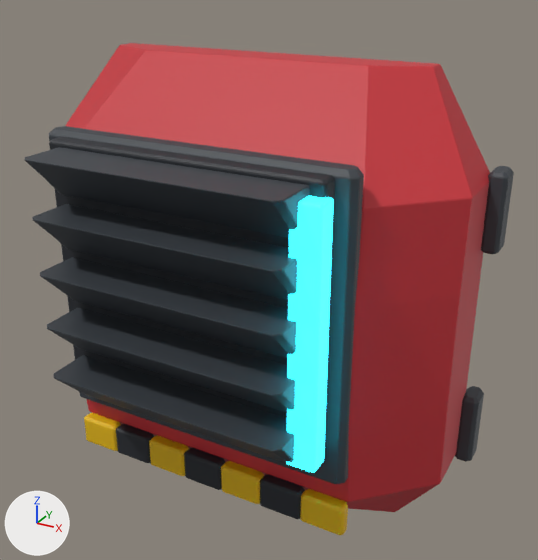
The FBX model Assets/Resources/ClamshellMeshes/BodyBack_Set03_Overclock.fbx as it was, and as the next commit left it.
Both versions are drawn from a camera (50 mm lens) standing at (0.802, -1.463, 0.726) and looking at (0.082, -0.153, 0.071). The lights are fixed; the arrows at lower left show +X, +Y and +Z. The older version comes first. Where no turn or scale is listed for an object, it has been applied to the vertices.

Objects in the first picture: 'BodyBack_Set03_Overclock'.
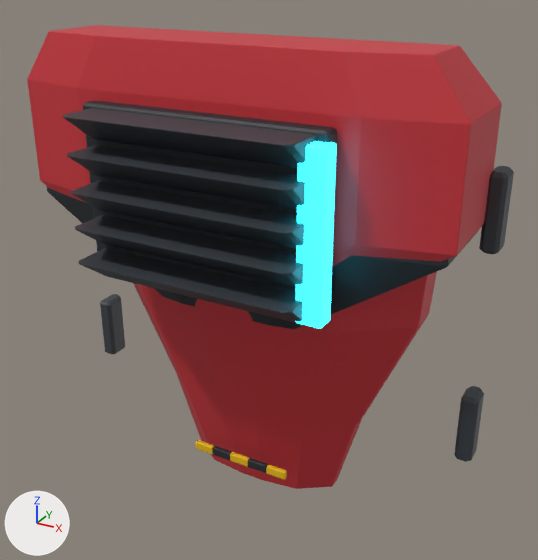
Patch to the scene script:
```diff
--- a/Assets/Resources/ClamshellMeshes/BodyBack_Set03_Overclock.fbx.py
+++ b/Assets/Resources/ClamshellMeshes/BodyBack_Set03_Overclock.fbx.py
@@ me_bodyback_set03_overclock_001 @@
-me_bodyback_set03_overclock_001.from_pydata(...)  # 1424 vertices, 1484 faces; spans x -0.535..0.535, y -0.477..0.03, z -0.53..0.53
+me_bodyback_set03_overclock_001.from_pydata(...)  # 1284 vertices, 1330 faces; spans x -0.535..0.535, y -0.392..0.03, z -0.53..0.572
+# me_bodyback_set03_overclock_001 part 1: the loose piece of 32 vertices spanning x -0.279..0.279, y -0.477..-0.363, z 0.037..0.132 is scaled about its middle by (0.904, 0.91, 0.642), then moved by (0.0, 0.08, 0.017)
+# me_bodyback_set03_overclock_001 part 2: the loose piece of 32 vertices spanning x -0.279..0.279, y -0.477..-0.363, z 0.156..0.251 is scaled about its middle by (0.904, 0.91, 0.642), then moved by (0.0, 0.08, -0.025)
+# me_bodyback_set03_overclock_001 part 3: the loose piece of 32 vertices spanning x -0.279..0.279, y -0.477..-0.363, z 0.275..0.37 is scaled about its middle by (0.904, 0.91, 0.642), then moved by (0.0, 0.08, -0.068)
+# me_bodyback_set03_overclock_001 part 4: the loose piece of 32 vertices spanning x -0.279..0.279, y -0.477..-0.363, z -0.081..0.014 is scaled about its middle by (0.904, 0.91, 0.642), then moved by (0.0, 0.08, 0.365)
+# me_bodyback_set03_overclock_001 part 5: the loose piece of 32 vertices spanning x -0.279..0.279, y -0.477..-0.363, z -0.2..-0.105 is scaled about its middle by (0.904, 0.91, 0.642), then moved by (0.0, 0.08, 0.56)
+# me_bodyback_set03_overclock_001 part 6: the loose piece of 84 vertices spanning x 0.26..0.322, y -0.412..-0.363, z -0.182..0.352 is scaled about its middle by (0.896, 0.905, 0.641), then moved by (-0.028, 0.077, 0.17)
+# me_bodyback_set03_overclock_001 part 7: the loose piece of 88 vertices spanning x -0.5..0.5, y -0.318..0.0, z -0.53..0.53 is rebuilt with 92 vertices and now spans x -0.42..0.42, y -0.24..0.0, z -0.53..0.53
+# me_bodyback_set03_overclock_001 part 8: a new loose piece of 84 vertices spanning x -0.28..0.28, y -0.296..-0.258, z 0.064..0.445, in mat_dark (black #23272d)
+# me_bodyback_set03_overclock_001 part 9: a new loose piece of 84 vertices spanning x -0.131..-0.077, y -0.162..-0.15, z -0.446..-0.423, in mat_hazard (yellow #e6b800)
+# me_bodyback_set03_overclock_001 part 10: a new loose piece of 84 vertices spanning x -0.079..-0.025, y -0.162..-0.15, z -0.446..-0.423, in mat_dark (black #23272d)
+# me_bodyback_set03_overclock_001 part 11: a new loose piece of 84 vertices spanning x -0.027..0.027, y -0.162..-0.15, z -0.446..-0.423, in mat_hazard (yellow #e6b800)
+# me_bodyback_set03_overclock_001 part 12: a new loose piece of 84 vertices spanning x 0.025..0.079, y -0.162..-0.15, z -0.446..-0.423, in mat_dark (black #23272d)
+# me_bodyback_set03_overclock_001 part 13: a new loose piece of 84 vertices spanning x 0.077..0.131, y -0.162..-0.15, z -0.446..-0.423, in mat_hazard (yellow #e6b800)
+# me_bodyback_set03_overclock_001 part 14: a new loose piece of 56 vertices spanning x -0.5..0.5, y -0.258..0.0, z 0.021..0.572, in mat_shell (red #c83038)
+# me_bodyback_set03_overclock_001 part 15: a new loose piece of 52 vertices spanning x -0.485..0.485, y -0.25..0.0, z -0.005..0.546, in mat_dark (black #23272d)
+# me_bodyback_set03_overclock_001 part 16: 8 loose pieces with 672 vertices, spanning x -0.351..0.351, y -0.371..-0.294, z -0.397..0.382, are deleted
+# me_bodyback_set03_overclock_001 part 17: 300 vertices removed from x -0.535..0.535, y -0.336..0.03, z -0.339..0.392; 216 vertices added at x -0.535..0.535, y -0.03..0.03, z -0.339..0.339
 me_bodyback_set03_overclock_001.materials.append(mat_shell)
```

Changed parts and their boxes (x1, y1, x2, y2) in the pictures (538 x 560 px; the box of a moved part takes in the faces that stretch with it):
'BodyBack_Set03_Overclock', reshaped: before (25, 43, 514, 535); after (27, 25, 514, 489)
part 1 of me_bodyback_set03_overclock_001, moved or reshaped: before (40, 257, 296, 358); after (79, 248, 303, 323)
part 2 of me_bodyback_set03_overclock_001, moved or reshaped: before (32, 204, 297, 300); after (75, 215, 303, 287)
part 3 of me_bodyback_set03_overclock_001, moved or reshaped: before (25, 147, 309, 238); after (71, 181, 304, 249)
part 4 of me_bodyback_set03_overclock_001, moved or reshaped: before (47, 308, 295, 412); after (67, 145, 305, 209)
part 5 of me_bodyback_set03_overclock_001, moved or reshaped: before (53, 355, 294, 463); after (62, 108, 315, 168)
part 6 of me_bodyback_set03_overclock_001, moved or reshaped: before (286, 196, 334, 473); after (295, 141, 337, 329)
part 7 of me_bodyback_set03_overclock_001, rebuilt: before (65, 43, 490, 512); after (133, 272, 437, 489)
part 8 of me_bodyback_set03_overclock_001, added: after (83, 101, 337, 327)
part 9 of me_bodyback_set03_overclock_001, added: after (196, 440, 214, 454)
part 10 of me_bodyback_set03_overclock_001, added: after (213, 446, 231, 460)
part 11 of me_bodyback_set03_overclock_001, added: after (230, 452, 250, 467)
part 12 of me_bodyback_set03_overclock_001, added: after (248, 458, 268, 473)
part 13 of me_bodyback_set03_overclock_001, added: after (266, 464, 287, 480)
part 14 of me_bodyback_set03_overclock_001, added (red): after (27, 25, 502, 268)
part 15 of me_bodyback_set03_overclock_001, added: after (47, 187, 479, 329)
part 16 of me_bodyback_set03_overclock_001, deleted: before (49, 136, 348, 535)
part 17 of me_bodyback_set03_overclock_001, moved or reshaped: before (49, 126, 514, 484); after (100, 166, 514, 461)
